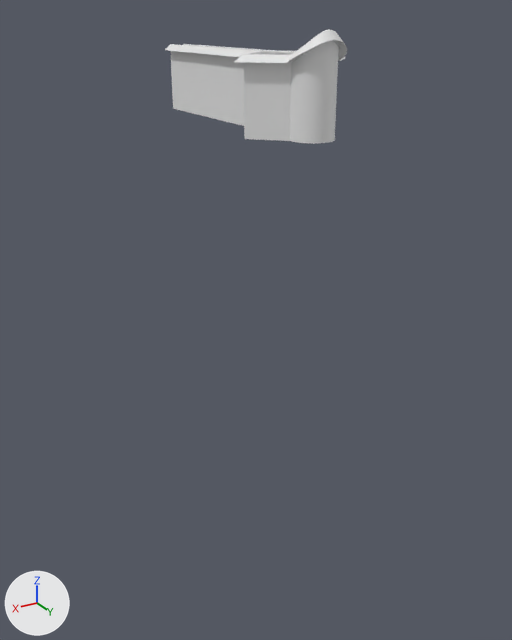
Before and after pictures for a commit that changed the FBX model Clube Pelicas/Assets/Meshes/Enviro/SM_ThroneRoomFloor.fbx.
Before and after are seen from a 50 mm camera at (63.9, 88.5, 6.6) aimed at (-2.0, -21.3, -48.3). Lighting does not change. The marker at lower left points along +X, +Y and +Z. Where no turn or scale is listed for an object, it has been applied to the vertices. Vertices at the same position are counted once.

Objects in the first picture: 'Walls'.
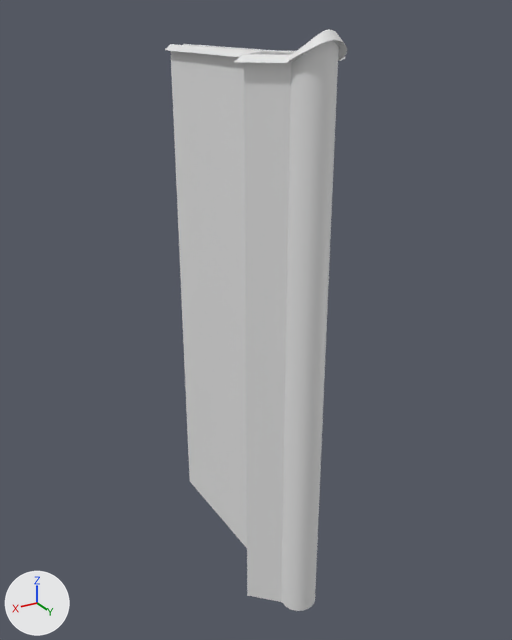
What the commit changed:
me_mesh has 230 vertices, 224 faces and spans x -10.2..10.2, y -46.5..4.8, z -10.8..4.8.
me_mesh is used by ob_walls; location (0.0, -1.5, 0.0).
me_mesh part 1: all 50 vertices in x -8.5..8.5, y -46.5..3.5, z -10.8 are moved by (0.0, 0.0, -90.9).

Boxes (x1, y1, x2, y2) around the edits, measured in the pictures (512 x 640 px; the box of a moved part takes in the faces that stretch with it):
'Walls', reshaped (403% taller): before (165, 29, 347, 144); after (165, 29, 347, 611)
part 1 of me_mesh, moved or reshaped: before (173, 106, 335, 144); after (173, 106, 335, 611)
